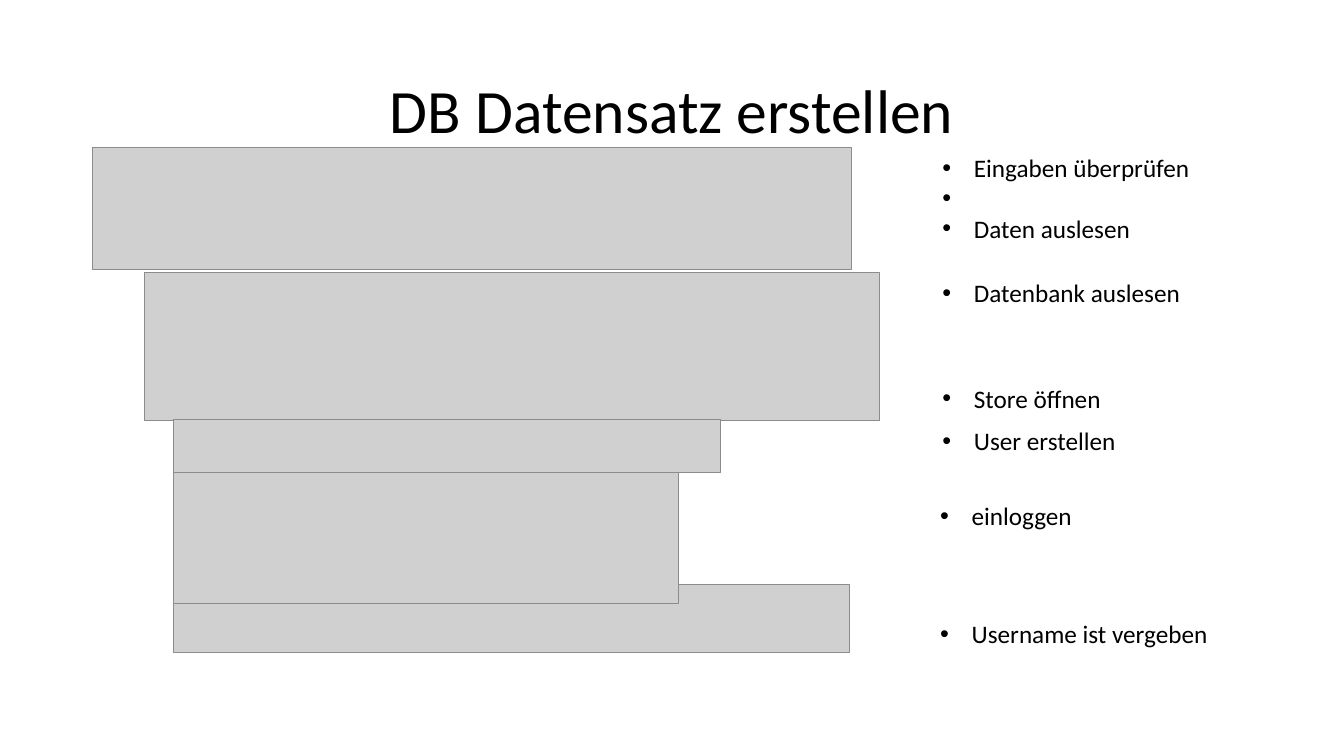
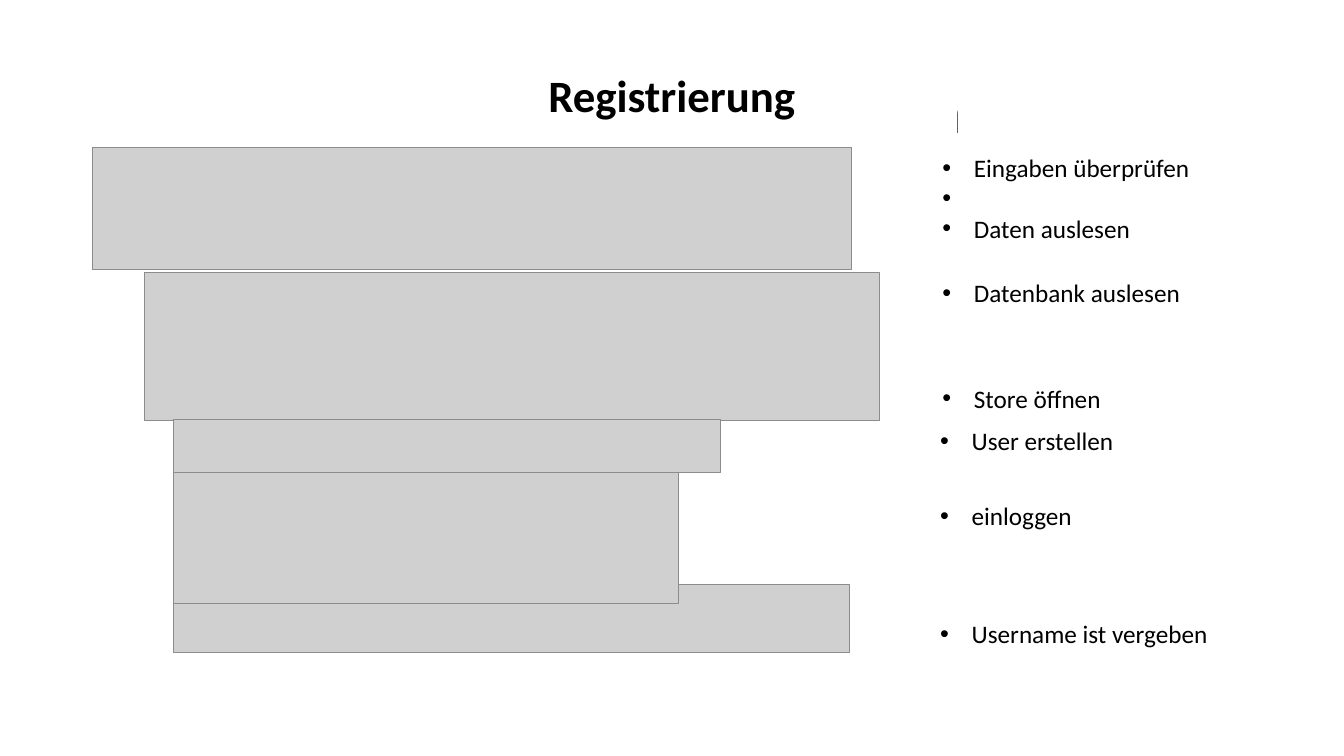
Before and after one commit to Fabusch/Kalenderprojekt, a slide deck: slide 4 of derKalender/Gruppen Kalender.odp. Drawn at 1344x756 pixels with LibreOffice and Linux fonts; fonts in the diff are those of the drawing; grey boxes stand for pictures. Boxes give left, top, right and bottom in pixels: in the first picture for what was removed or moved away, otherwise in the second. Text is boxed around its words. In the diff, an @@ line names an element or a change of style, - is before the commit and + after.

```diff
--- a/derKalender/Gruppen Kalender.odp
+++ b/derKalender/Gruppen Kalender.odp
@@ freeform shape added at box(376, 87, 957, 156), fill #FFFFFF, outline #FFFFFF 0.99 pt @@
@@ title at box(382, 82, 961, 148): text changed @@
-DB Datensatz erstellen
+DB: Datensatz erstellen
@@ text added at box(548, 80, 795, 120), 32 pt, text #000000, bold @@
+Registrierung
```
